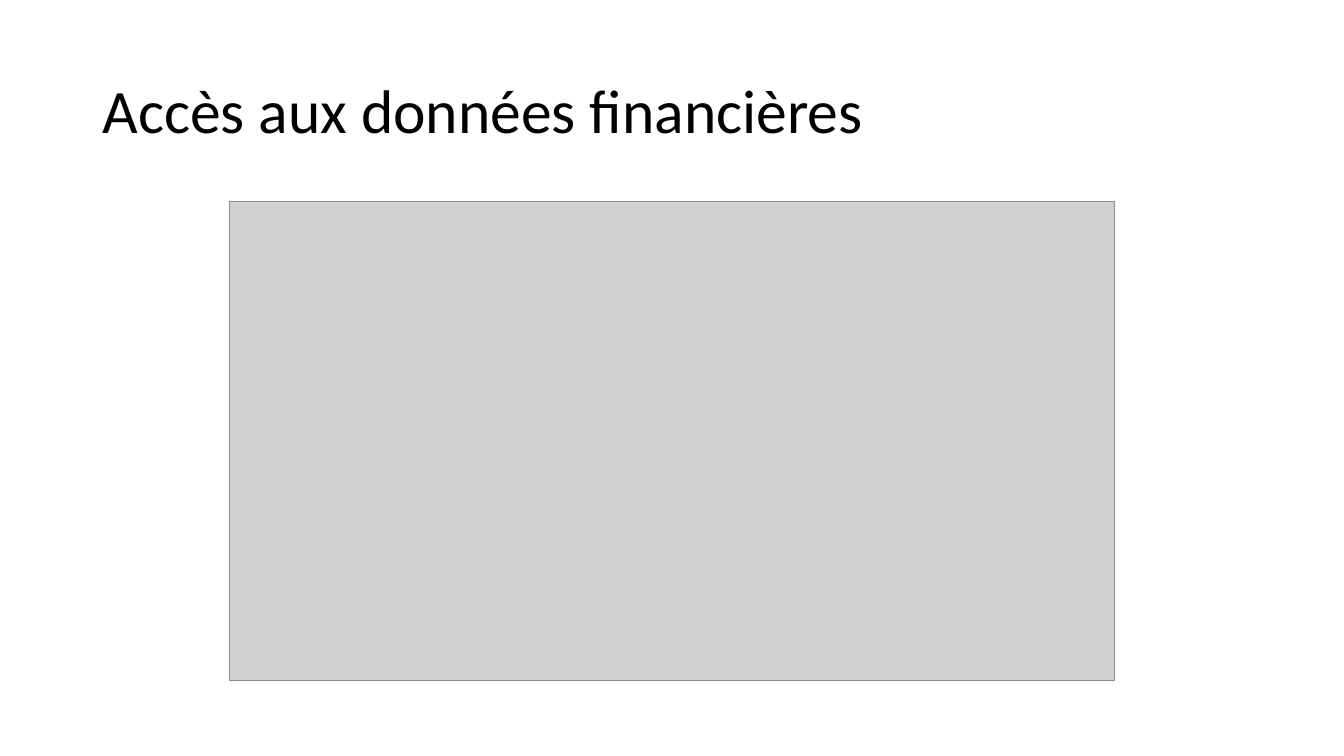
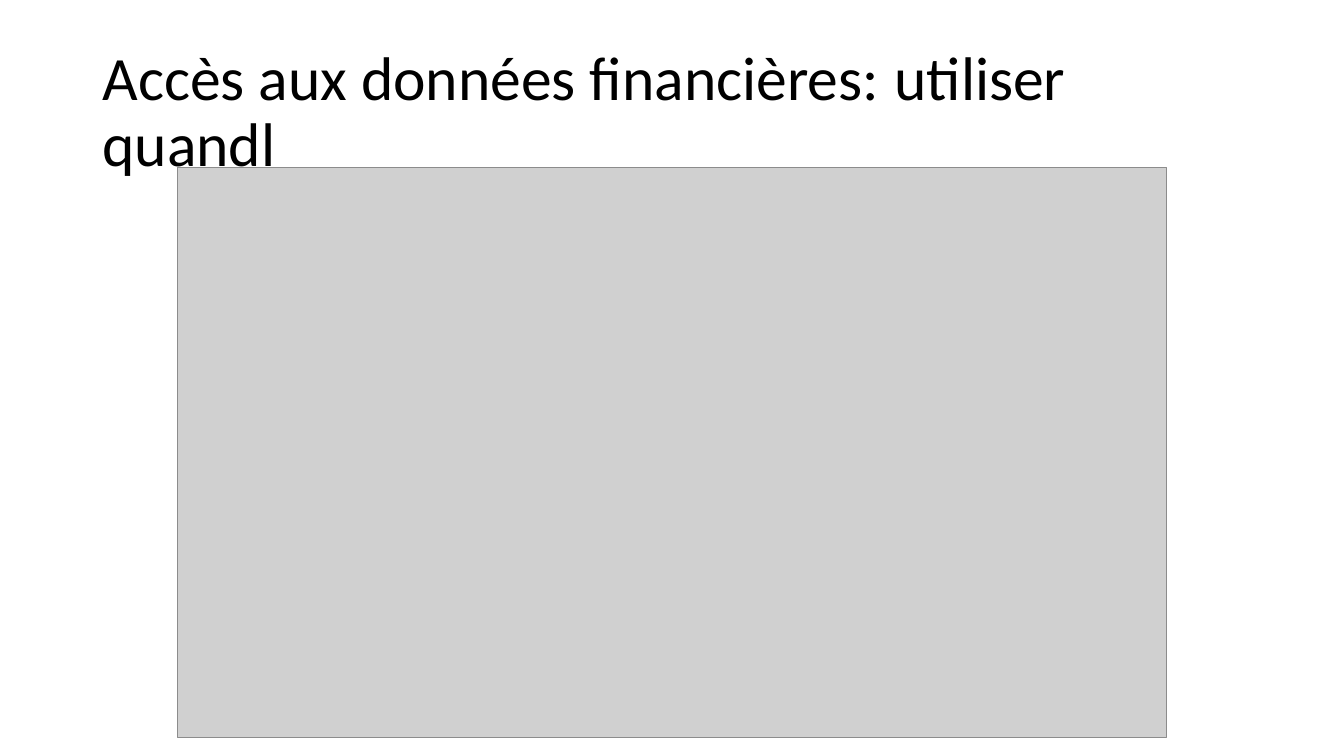
Before and after one commit to ComplexNetTSP/BFA3, a slide deck: slide 4 of BFA3_intro.pptx. Drawn at 1344x756 pixels with LibreOffice and Linux fonts; fonts in the diff are those of the drawing; grey boxes stand for pictures. Boxes give left, top, right and bottom in pixels: in the first picture for what was removed or moved away, otherwise in the second. Text is boxed around its words. In the diff, an @@ line names an element or a change of style, - is before the commit and + after.

```diff
--- a/BFA3_intro.pptx
+++ b/BFA3_intro.pptx
@@ title at box(102, 57, 1065, 181): text changed @@
-Accès aux données financières
+Accès aux données financières: utiliser quandl
@@ picture: place and size @@
-picture at box(230, 202, 1115, 682)
+picture at box(177, 167, 1168, 737)
```
Also in this commit, not shown: 2 other slides changed, 6 other files.
